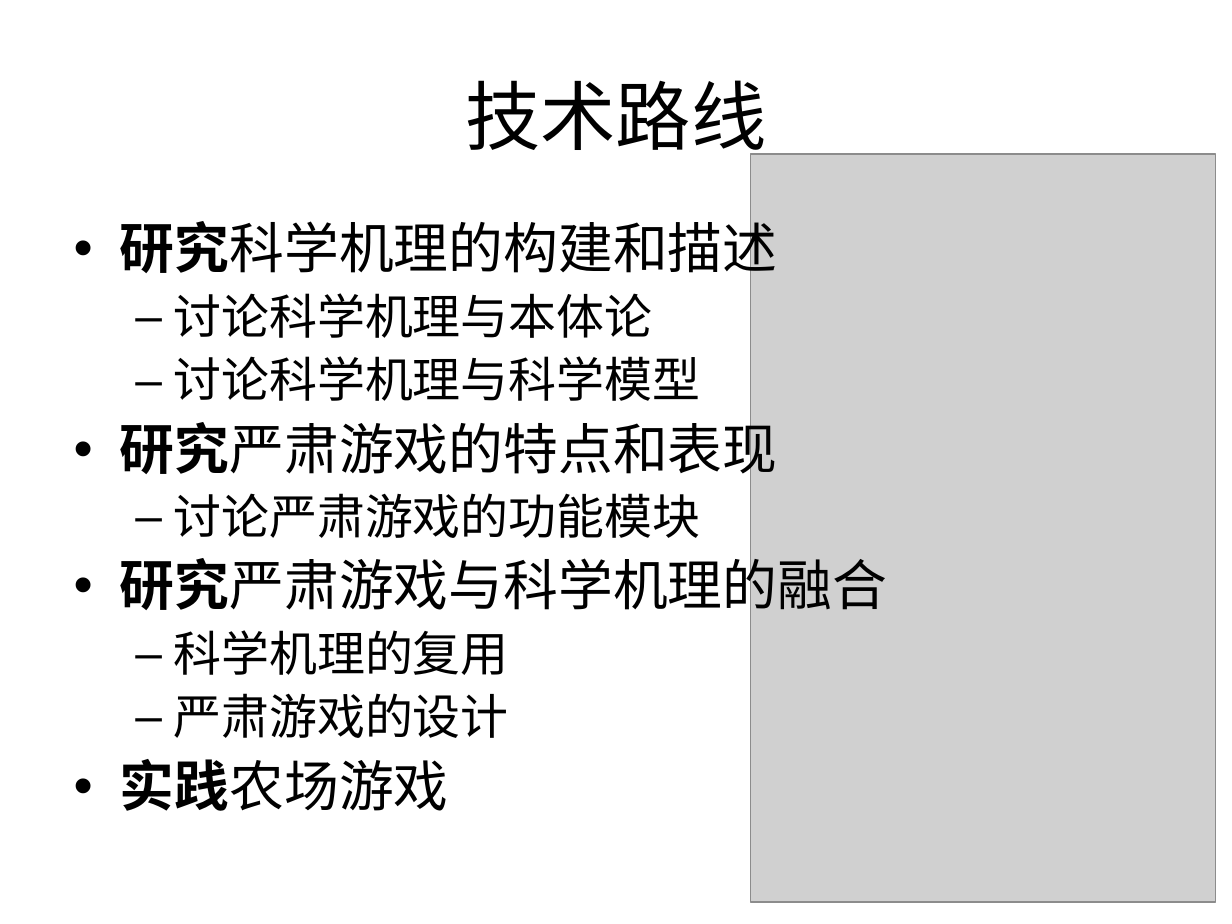
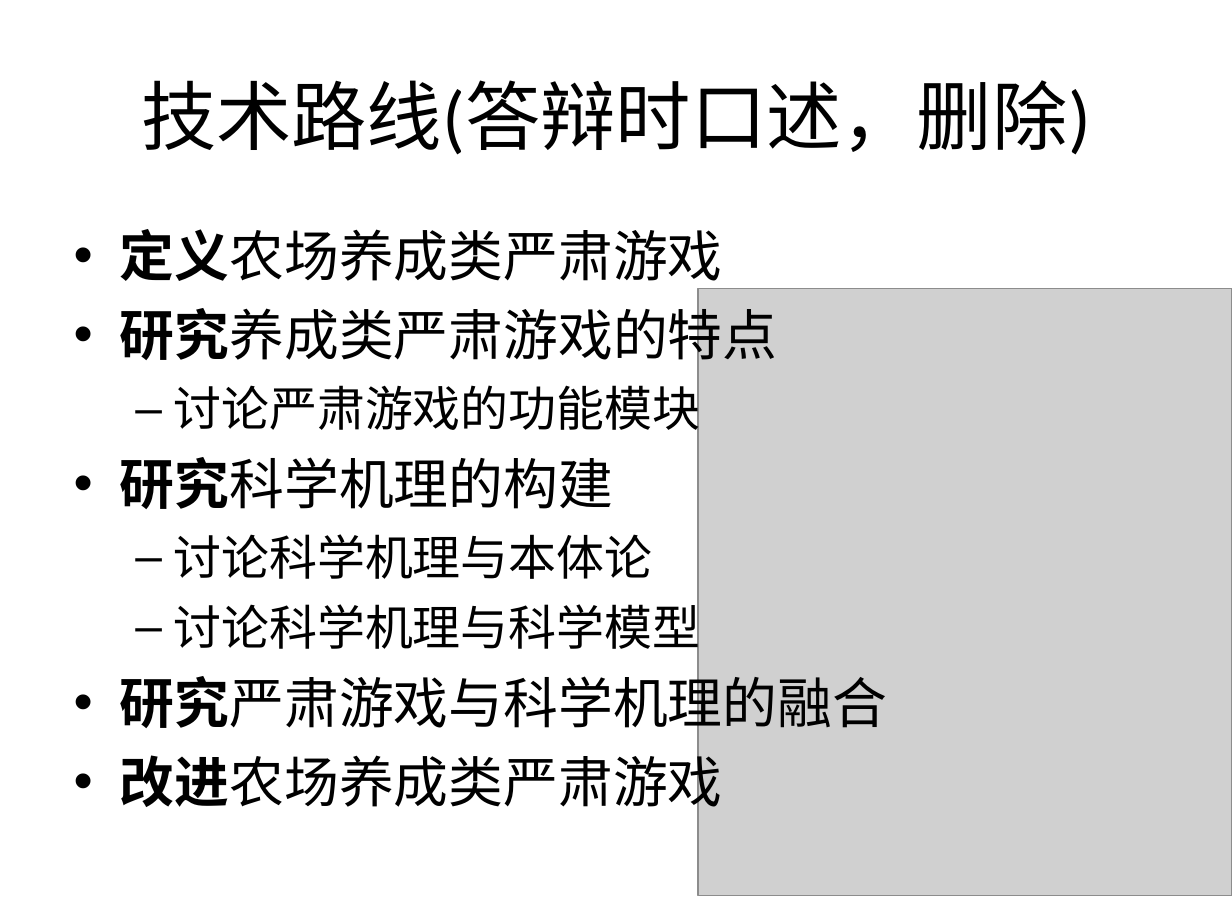
Before and after one commit to Nookleptia/qianmen3d, a slide deck: slide 6 of 毕设文件/毕设提纲.ppt (slide 7 before the commit). Drawn at 1232x924 pixels with LibreOffice and Linux fonts; fonts in the diff are those of the drawing; grey boxes stand for pictures. Boxes give left, top, right and bottom in pixels: in the first picture for what was removed or moved away, otherwise in the second. Text is boxed around its words. In the diff, an @@ line names an element or a change of style, - is before the commit and + after.

```diff
--- a/毕设文件/毕设提纲.ppt
+++ b/毕设文件/毕设提纲.ppt
@@ title at [141,80,1091,155]: text changed @@
-技术路线
+技术路线(答辩时口述，删除)
@@ text at [120,229,777,509]: text changed @@
-• 研究科学机理的构建和描述
+• 定义农场养成类严肃游戏
+• 研究养成类严肃游戏的特点
+  – 讨论严肃游戏的功能模块
+• 研究科学机理的构建
@@ picture: place and size @@
-picture at [750,154,1215,902]
+picture at [699,288,1232,896]
@@ text at [120,413,777,538]: paragraphs removed @@
-• 研究严肃游戏的特点和表现
-  – 讨论严肃游戏的功能模块
@@ text at [120,534,887,737]: line spacing 0.9 to 1 @@
@@ text at [120,746,723,816]: text changed; size 28 to 32 pt @@
-  – 科学机理的复用
-  – 严肃游戏的设计
-• 实践农场游戏
+• 改进农场养成类严肃游戏
```
Also in this commit, not shown: 26 other slides changed, 9 slides added, 6 slides removed, 2 other files.
